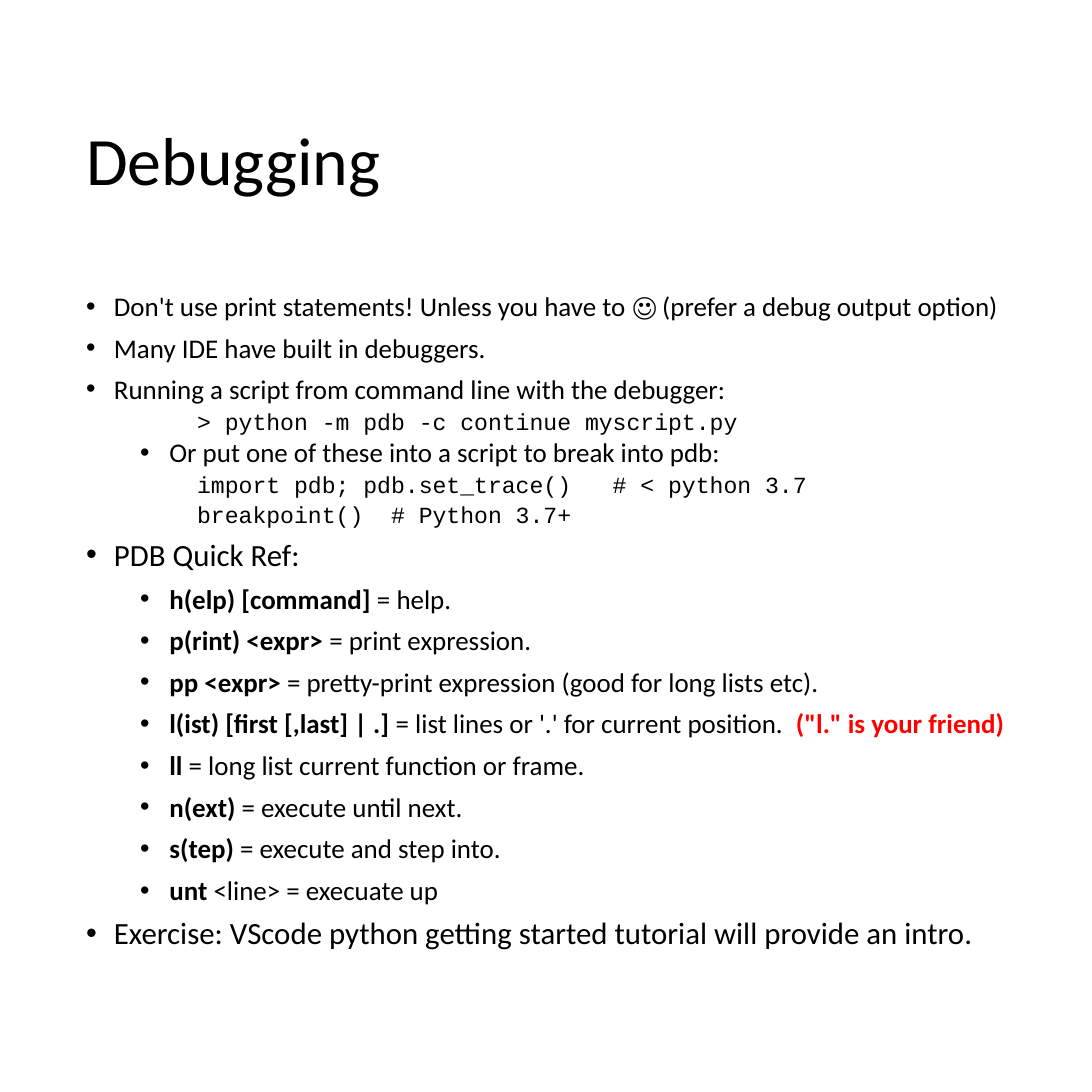
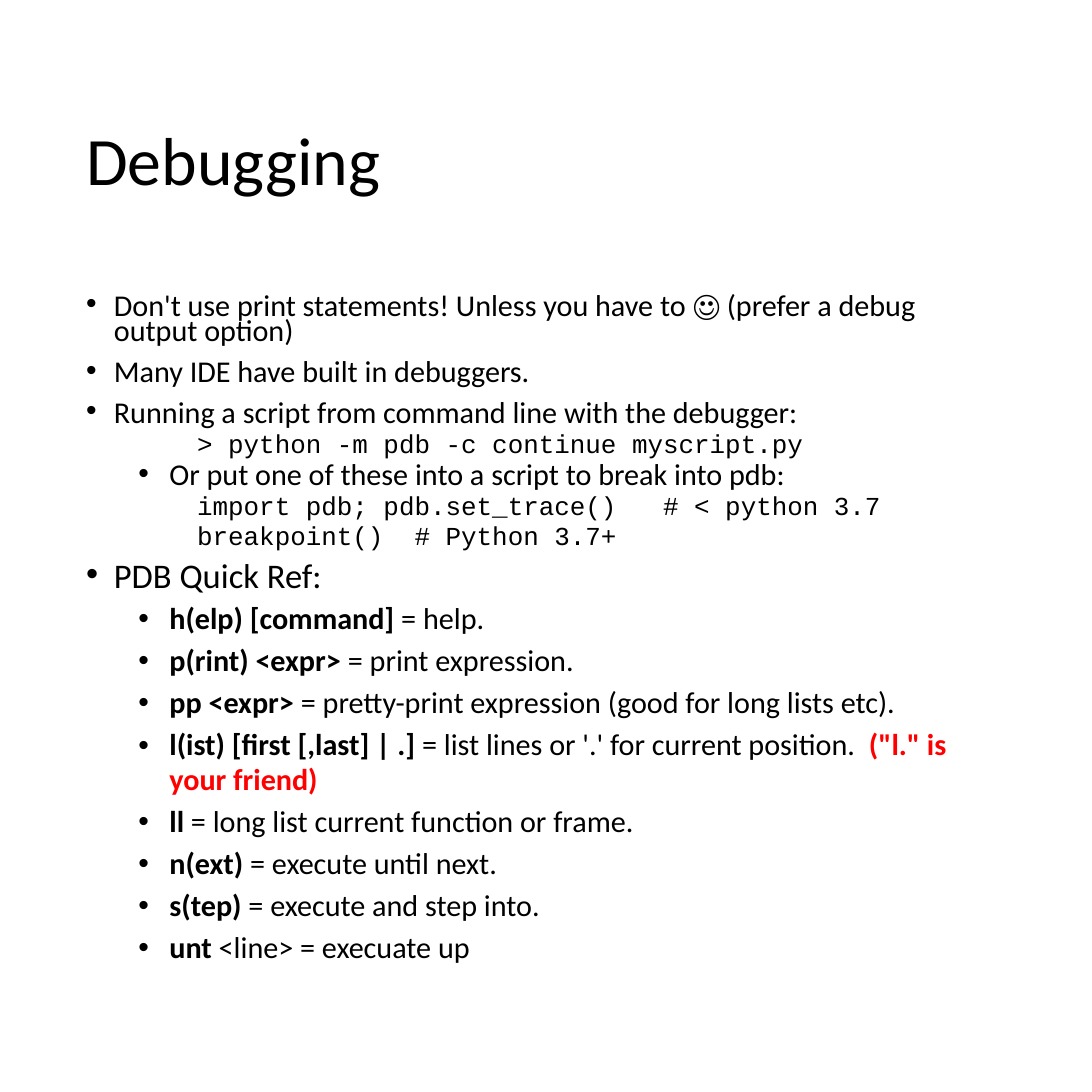
Before and after one commit to mrkbutty/PythonTutButty01, a slide deck: slide 38 of PyTut1_Intro.pptx. Drawn at 1092x1092 pixels with LibreOffice and Linux fonts; fonts in the diff are those of the drawing. Boxes give left, top, right and bottom in pixels: in the first picture for what was removed or moved away, otherwise in the second. Text is boxed around its words. In the diff, an @@ line names an element or a change of style, - is before the commit and + after.

```diff
--- a/PyTut1_Intro.pptx
+++ b/PyTut1_Intro.pptx
@@ text "Don't use print statements! Unless ..." at box(114, 294, 946, 963): size 17.5 to 19.6 pt in "Don't use print statements! Unless you have ...", "Many IDE have built in debuggers.", "Running a script from command line with ...", "Or put one of these into a ..." and 8 more places; size 15 to 16.8 pt in "> python -m pdb -c continue myscript.py", "import pdb; pdb.set_trace() # < python 3.7", "breakpoint() # Python 3.7+"; size 20 to 22.4 pt in "PDB Quick Ref:"; indent changed; line spacing 0.8 to 0.7; line spacing 1.05 to 0.95 @@
@@ text at box(114, 922, 972, 950): paragraph removed @@
-• Exercise: VScode python getting started tutorial will provide an intro.
```
Also in this commit, not shown: 10 other slides changed, 1 other file.
